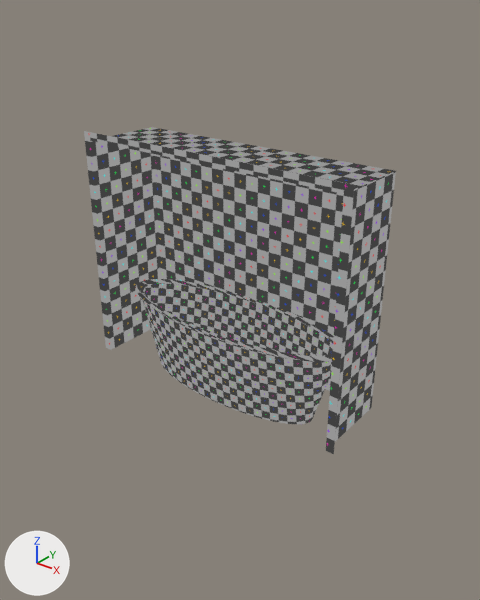
Before and after pictures for a commit that changed the glTF model public/assets/bounds/bounds.glb.
Rendered twice from a 50 mm camera at (9.09, -11.02, 5.34) aimed at (0.19, 0.1, -1.56). Lighting does not change. The marker at lower left points along +X, +Y and +Z. Where no turn or scale is listed for an object, it has been applied to the vertices. Vertices at the same position are counted once.
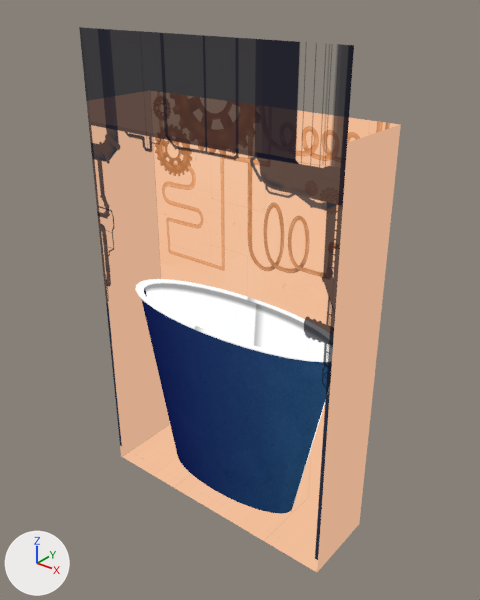
Location of each change, (x1, y1, x2, y2) in pixels of the pictures (480 x 600 px; the box of a moved part takes in the faces that stretch with it):
'Cube', surface changed, reshaped, moved (grey to beige, 41% taller): before (84, 127, 396, 454); after (91, 110, 401, 572)
'Plane', added: after (79, 27, 354, 560)
'Cylinder', surface changed, reshaped (63% taller): before (142, 283, 333, 424); after (142, 283, 329, 514)
'Cylinder.001', surface changed, recoloured (grey to white): (135, 279, 334, 362) in both
part 2 of me_cylinder, moved or reshaped: before (186, 298, 332, 423); after (144, 288, 327, 513)
part 3 of me_cylinder, recoloured (grey to white): before (204, 304, 333, 424); after (145, 283, 329, 508)
part 4 of me_cylinder, recoloured (grey to blue): before (142, 283, 238, 393); after (142, 300, 328, 514)

Edits to the bpy script that builds the scene:
```text
Add img_border:
    img_border = load_image('border', '_unpacked/border', 629, 49, 'sRGB')
Add img_verre:
    img_verre = load_image('verre', '_unpacked/verre', 540, 360, 'sRGB')
Add img_fond_ok:
    img_fond_ok = load_image('fond-ok', '_unpacked/fond-ok', 1940, 2620, 'sRGB')
Add img_1er_plan_tuyaux:
    img_1er_plan_tuyaux = load_image('1er-plan-tuyaux', '_unpacked/1er-plan-tuyaux', 1920, 2620, 'sRGB')
Change mat_material:
    where n5 = _N.new('ShaderNodeTexImage'); n5.name = 'Image Texture'
    n5.image: img_untitled -> img_fond_ok
Add mat_material_004:
    mat_material_004 = bpy.data.materials.new('Material.004')
    # uses the picture img_border
Add mat_material_003:
    mat_material_003 = bpy.data.materials.new('Material.003')
    # uses the picture img_verre
Add mat_material_002:
    mat_material_002 = bpy.data.materials.new('Material.002')
    # uses the picture img_1er_plan_tuyaux
Change me_cube:
    used by ob_cube; location = (0.0, 0.0, 0.0)
    remove me_cube.from_pydata(...)  # 22 vertices, 28 faces; spans x -3.61..3.61, y -1.0..1.0, z -3.73..2.1
    add me_cube.from_pydata(...)  # 12 vertices, 14 faces; spans x -3.41..3.41, y -1.0..1.0, z -8.23..1.9
    me_cube part 1
    18 vertices are removed from x -3.61..3.61, y -1.0..1.0, z -3.73..2.1
    28 faces are deleted
    8 vertices are added at x -3.41..3.41, y -1.0..1.0, z -8.23..-7.23
    14 new faces join them
Change me_cylinder:
    used by ob_cylinder; location = (0.0, 0.0, -3.0)
    remove me_cylinder.from_pydata(...)  # 64 vertices, 64 faces; spans x -3.0..3.0, y -1.0..1.0, z -1.0..1.0
    add me_cylinder.from_pydata(...)  # 64 vertices, 64 faces; spans x -3.0..3.0, y -1.0..1.0, z -4.0..1.0
    me_cylinder part 2: 55 of 64 vertices moved; they spanned x -3.0..2.94, y -1.0..0.98, z -1.0..1.0 and now span x -3.0..2.94, y -1.0..0.98, z -4.0..1.0; mean shift (0.0, 0.0, -1.75); largest move (2.94, -0.2, 1.0) -> (-3.0, 0.0, 1.0)
    me_cylinder part 3: 30 faces spanning x -3.0..3.0, y 0.0..1.0, z -4.0..1.0 switch from mat_material to mat_material_004
    me_cylinder part 4: 28 faces spanning x -2.94..2.94, y -1.0..-0.13, z -4.0..1.0 switch from mat_material to mat_material_003
Change me_cylinder_002:
    where me_cylinder_002.from_pydata(...)  # 384 vertices, 768 faces; spans x -3.15..3.15, y -1.05..1.05, z 0.95..1.05
    remove me_cylinder_002.materials.append(mat_material)
    add me_cylinder_002.materials.append(mat_material_004)
Add me_plane:
    me_plane.from_pydata(...)  # 6 vertices, 4 faces; spans x -3.41..3.41, y 0.0, z -4.65..6.65
    me_plane.materials.append(mat_material_002)
Change ob_cube:
    ob_cube.location: (0.0, 0.0, 0.0) -> (0.0, 0.0, 0.9)
Add ob_plane:
    ob_plane = bpy.data.objects.new('Plane', me_plane)
    ob_plane.location = (0.0, -1.0, -2.29)
```
